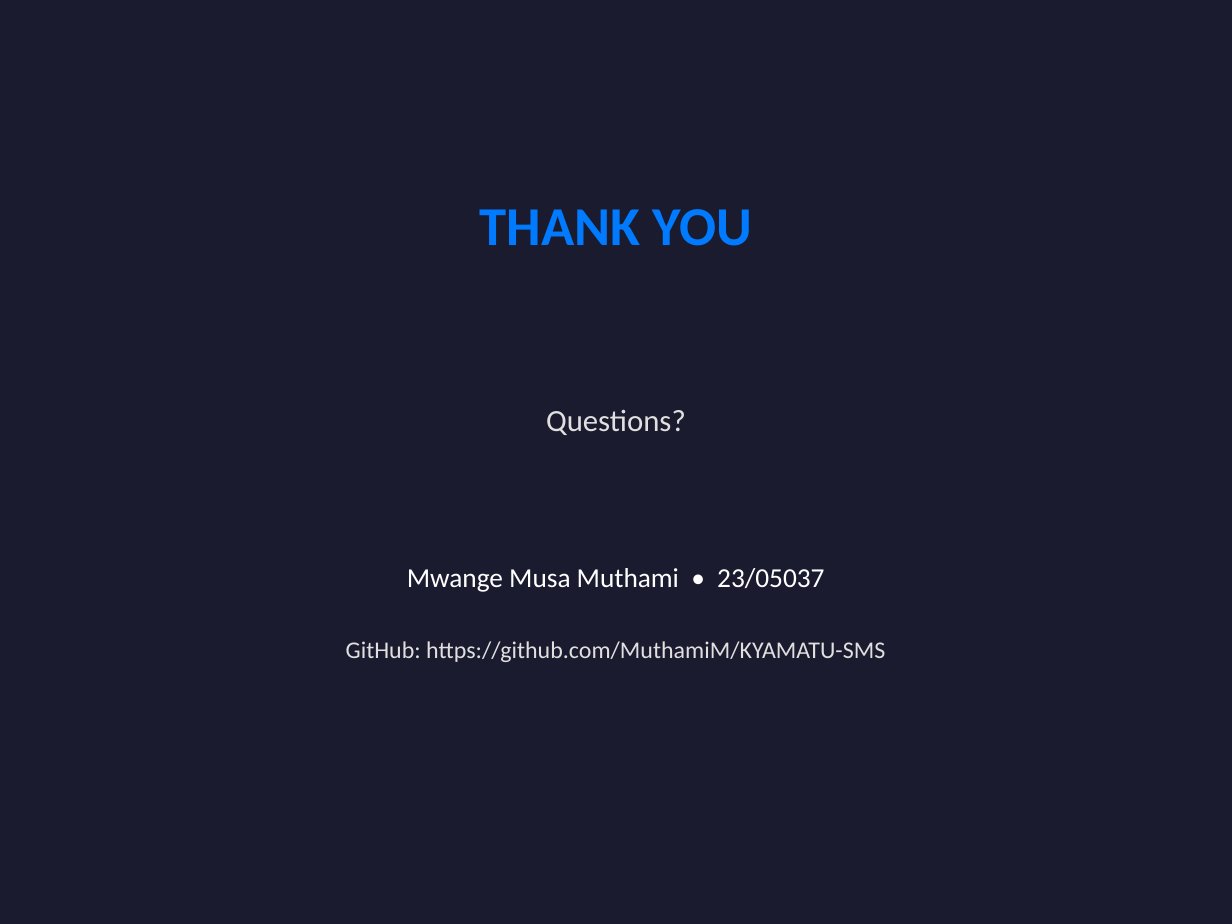
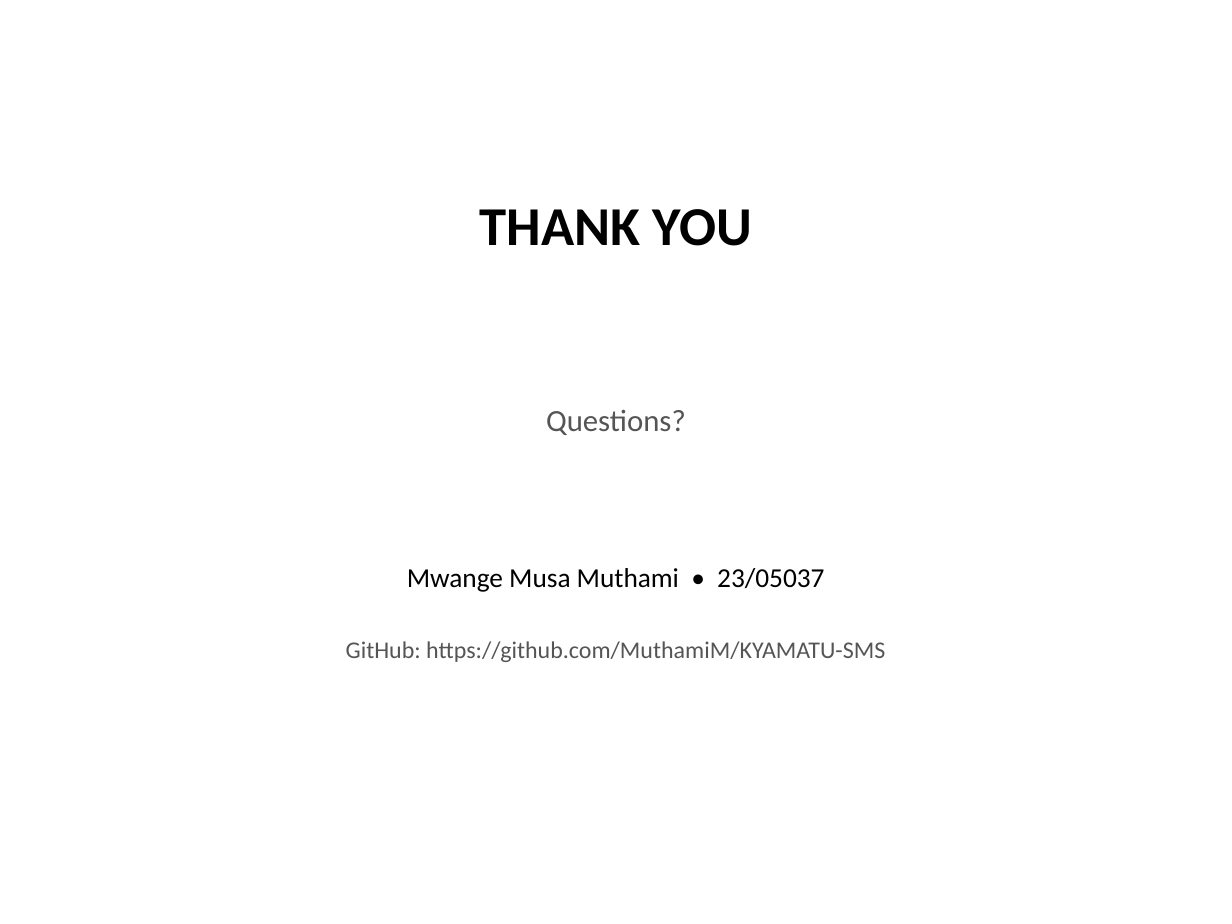
Before and after one commit to MuthamiM/KYAMATU-SMS, a slide deck: slide 15 of docs/8_Final_Presentation.pptx. Drawn at 1232x924 pixels with LibreOffice and Linux fonts; fonts in the diff are those of the drawing. Boxes give left, top, right and bottom in pixels: in the first picture for what was removed or moved away, otherwise in the second. Text is boxed around its words. In the diff, an @@ line names an element or a change of style, - is before the commit and + after.

```diff
--- a/docs/8_Final_Presentation.pptx
+++ b/docs/8_Final_Presentation.pptx
@@ background #1B1B2F to #FFFFFF @@
@@ text "THANK YOU" at (480, 209, 752, 246): text colour #007BFF to #000000 @@
@@ text "Questions?" at (546, 409, 686, 435): text colour #E0E0E0 to #555555 @@
@@ text "Mwange Musa Muthami • 23/05037" at (407, 568, 824, 592): text colour #FFFFFF to #000000 @@
@@ text "GitHub: https://github.com/MuthamiM/KYAMATU-SMS" at (346, 641, 885, 662): text colour #E0E0E0 to #555555 @@
```
Also in this commit, not shown: 14 other slides changed, 3 other files.
